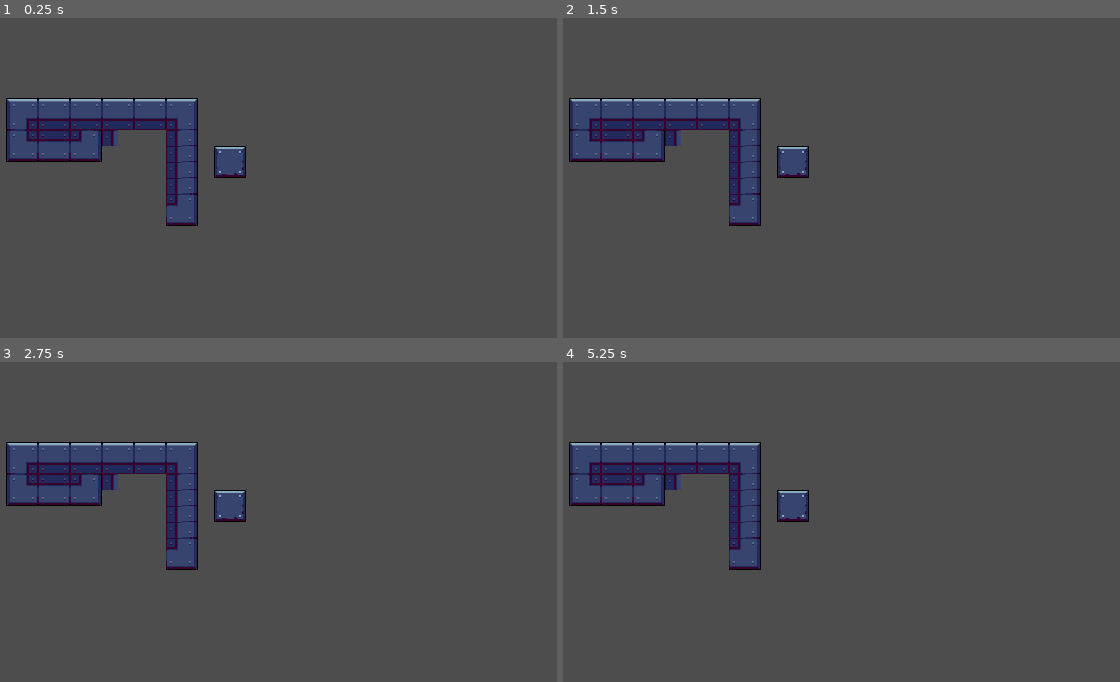
Above: before the commit, frames 1-4 (two rows, left to right).
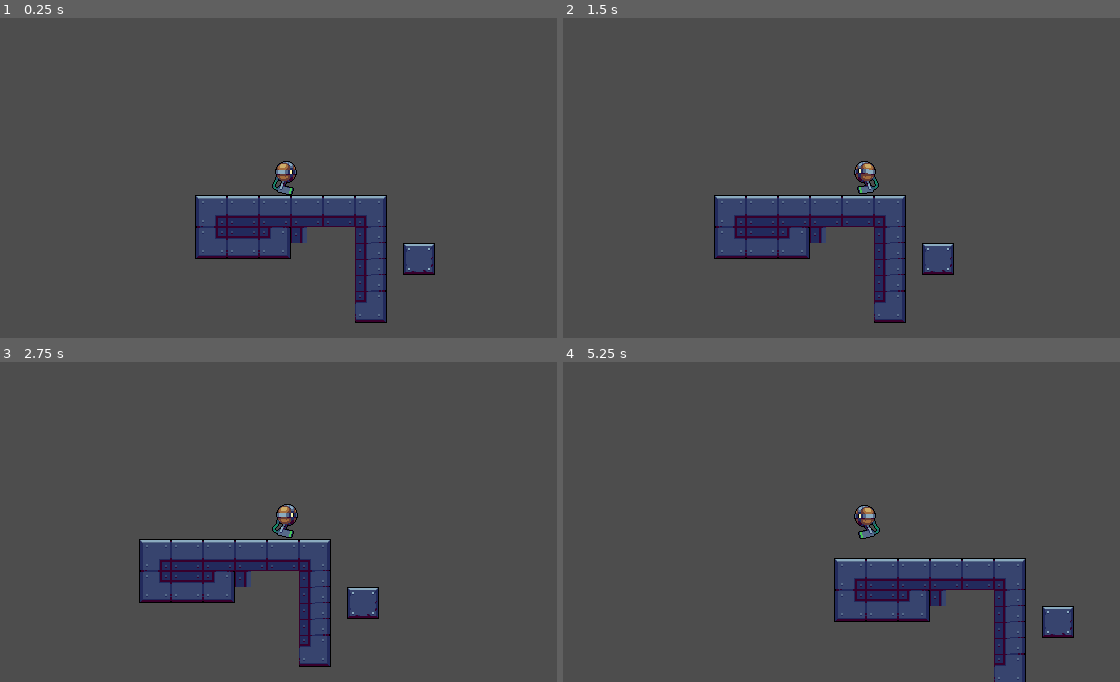
Above: after the commit, the same moments.

Repository: linkinmjs/escape-from-hideout
Game: Godot game, scene res://scenes/levels/level01.tscn
Same seed, same stepped clock (60 frames per second), same inputs: the game is played once before the commit and once after it.
Inputs:
- Up to frame 1 (0.25 s): no input
- Up to frame 2 (1.5 s): hold Right (ui_right) 0.53-1.28 s; hold Left (ui_left) from 1.28 s (still down)
- Up to frame 3 (2.75 s): release Left (ui_left) at 2.03 s; hold Right (ui_right) from 2.03 s (still down)
- Up to frame 4 (5.25 s): release Right (ui_right) at 2.78 s; hold Up (ui_up) 2.78-3.53 s; hold Left (ui_left) from 3.53 s (still down)

The runs differ from the first frame. In frame 1, 15% of the frame differs, in the area x 1-79%, y 25-96%; in frame 2, 15%; in frame 3, 15%; in frame 4, 15%.

Commit message:
Add player

Diff:
--- a/project.godot
+++ b/project.godot
@@ -19,7 +19,9 @@
 
 window/size/viewport_width=640
 window/size/viewport_height=320
+window/stretch/mode="viewport"
 
 [rendering]
 
+textures/canvas_textures/default_texture_filter=0
 renderer/rendering_method="mobile"
--- a/scenes/levels/level01.tscn
+++ b/scenes/levels/level01.tscn
@@ -1,6 +1,7 @@
-[gd_scene load_steps=4 format=4 uid="uid://wdqnj008pue1"]
+[gd_scene load_steps=5 format=4 uid="uid://wdqnj008pue1"]
 
 [ext_resource type="Texture2D" uid="uid://dpkqts57qomh7" path="res://assets/tiles/industrial-zone.png" id="1_3n7h2"]
+[ext_resource type="PackedScene" uid="uid://cbcuiyo5p08hy" path="res://scenes/player.tscn" id="2_msin7"]
 
 [sub_resource type="TileSetAtlasSource" id="TileSetAtlasSource_msin7"]
 texture = ExtResource("1_3n7h2")
@@ -492,3 +493,6 @@
 [node name="TileMapLayer" type="TileMapLayer" parent="."]
 tile_map_data = PackedByteArray("AAACAAUAAAAGAAAAAAACAAYAAAAGAAEAAAADAAUAAAAHAAAAAAADAAYAAAAHAAEAAAAKAAUAAAAIAAAAAAAKAA …(768 unchanged characters)…
 tile_set = SubResource("TileSet_g0jr5")
+
+[node name="Player" parent="." instance=ExtResource("2_msin7")]
+position = Vector2(131, 61)
--- /dev/null
+++ b/scenes/player.tscn
@@ -0,0 +1,147 @@
+[gd_scene load_steps=22 format=3 uid="uid://cbcuiyo5p08hy"]
+
+[ext_resource type="Texture2D" uid="uid://cpsffy42t6biq" path="res://assets/player/Idle.png" id="1_3vyb7"]
+[ext_resource type="Script" uid="uid://b8ojg2bnnjekq" path="res://scripts/player.gd" id="1_g2els"]
+[ext_resource type="Texture2D" uid="uid://1beh5kkyjbf" path="res://assets/player/Death.png" id="2_qlg0r"]
+[ext_resource type="Texture2D" uid="uid://bxarsrjsm6gbf" path="res://assets/player/Hurt.png" id="3_tuyoq"]
+[ext_resource type="Texture2D" uid="uid://c1f1sktf3uwfp" path="res://assets/player/Walk.png" id="5_fjrip"]
+
+[sub_resource type="AtlasTexture" id="AtlasTexture_smehm"]
+atlas = ExtResource("2_qlg0r")
+region = Rect2(0, 0, 48, 48)
+
+[sub_resource type="AtlasTexture" id="AtlasTexture_ur7pv"]
+atlas = ExtResource("2_qlg0r")
+region = Rect2(48, 0, 48, 48)
+
+[sub_resource type="AtlasTexture" id="AtlasTexture_y4r1p"]
+atlas = ExtResource("2_qlg0r")
+region = Rect2(96, 0, 48, 48)
+
+[sub_resource type="AtlasTexture" id="AtlasTexture_d2wvv"]
+atlas = ExtResource("2_qlg0r")
+region = Rect2(144, 0, 48, 48)
+
+[sub_resource type="AtlasTexture" id="AtlasTexture_3v2ag"]
+atlas = ExtResource("3_tuyoq")
+region = Rect2(0, 0, 48, 48)
+
+[sub_resource type="AtlasTexture" id="AtlasTexture_jej6c"]
+atlas = ExtResource("3_tuyoq")
+region = Rect2(48, 0, 48, 48)
+
+[sub_resource type="AtlasTexture" id="AtlasTexture_g2els"]
+atlas = ExtResource("1_3vyb7")
+region = Rect2(0, 0, 48, 48)
+
+[sub_resource type="AtlasTexture" id="AtlasTexture_qhqgy"]
+atlas = ExtResource("1_3vyb7")
+region = Rect2(48, 0, 48, 48)
+
+[sub_resource type="AtlasTexture" id="AtlasTexture_dqkch"]
+atlas = ExtResource("1_3vyb7")
+region = Rect2(96, 0, 48, 48)
+
+[sub_resource type="AtlasTexture" id="AtlasTexture_qlg0r"]
+atlas = ExtResource("1_3vyb7")
+region = Rect2(144, 0, 48, 48)
+
+[sub_resource type="AtlasTexture" id="AtlasTexture_f1ej7"]
+atlas = ExtResource("5_fjrip")
+region = Rect2(0, 0, 48, 48)
+
+[sub_resource type="AtlasTexture" id="AtlasTexture_oprun"]
+atlas = ExtResource("5_fjrip")
+region = Rect2(48, 0, 48, 48)
+
+[sub_resource type="AtlasTexture" id="AtlasTexture_a8ls1"]
+atlas = ExtResource("5_fjrip")
+region = Rect2(96, 0, 48, 48)
+
+[sub_resource type="AtlasTexture" id="AtlasTexture_qfm1y"]
+atlas = ExtResource("5_fjrip")
+region = Rect2(144, 0, 48, 48)
+
+[sub_resource type="SpriteFrames" id="SpriteFrames_tuyoq"]
+animations = [{
+"frames": [{
+"duration": 1.0,
+"texture": SubResource("AtlasTexture_smehm")
+}, {
+"duration": 1.0,
+"texture": SubResource("AtlasTexture_ur7pv")
+}, {
+"duration": 1.0,
+"texture": SubResource("AtlasTexture_y4r1p")
+}, {
+"duration": 1.0,
+"texture": SubResource("AtlasTexture_d2wvv")
+}],
+"loop": false,
+"name": &"dead",
+"speed": 5.0
+}, {
+"frames": [{
+"duration": 1.0,
+"texture": SubResource("AtlasTexture_3v2ag")
+}, {
+"duration": 1.0,
+"texture": SubResource("AtlasTexture_jej6c")
+}, {
+"duration": 1.0,
+"texture": SubResource("AtlasTexture_3v2ag")
+}],
+"loop": false,
+"name": &"hurt",
+"speed": 5.0
+}, {
+"frames": [{
+"duration": 1.0,
+"texture": SubResource("AtlasTexture_g2els")
+}, {
+"duration": 1.0,
+"texture": SubResource("AtlasTexture_qhqgy")
+}, {
+"duration": 1.0,
+"texture": SubResource("AtlasTexture_dqkch")
+}, {
+"duration": 1.0,
+"texture": SubResource("AtlasTexture_qlg0r")
+}],
+"loop": true,
+"name": &"idle",
+"speed": 3.0
+}, {
+"frames": [{
+"duration": 1.0,
+"texture": SubResource("AtlasTexture_f1ej7")
+}, {
+"duration": 1.0,
+"texture": SubResource("AtlasTexture_oprun")
+}, {
+"duration": 1.0,
+"texture": SubResource("AtlasTexture_a8ls1")
+}, {
+"duration": 1.0,
+"texture": SubResource("AtlasTexture_qfm1y")
+}],
+"loop": true,
+"name": &"up",
+"speed": 12.0
+}]
+
+[sub_resource type="RectangleShape2D" id="RectangleShape2D_fjrip"]
+size = Vector2(25, 34)
+
+[node name="Player" type="CharacterBody2D"]
+script = ExtResource("1_g2els")
+
+[node name="sprite" type="AnimatedSprite2D" parent="."]
+sprite_frames = SubResource("SpriteFrames_tuyoq")
+animation = &"dead"
+
+[node name="CollisionShape2D" type="CollisionShape2D" parent="."]
+position = Vector2(-9.5, 0)
+shape = SubResource("RectangleShape2D_fjrip")
+
+[node name="Camera2D" type="Camera2D" parent="."]
--- /dev/null
+++ b/scripts/player.gd
@@ -0,0 +1,56 @@
+extends CharacterBody2D
+
+const SPEED = 80
+const GRAVITY = 5
+const JUMP_POWER = -50
+const FLOOR = Vector2(0,-1)
+
+var acceleration = 0.1
+var is_dead = false
+
+func _physics_process(delta: float) -> void:
+	if is_dead == false:
+		if Input.is_action_pressed("ui_right"):
+			velocity.x = SPEED
+			$sprite.flip_h = false
+			$sprite.play("up")
+		elif Input.is_action_pressed("ui_left"):
+			velocity.x = -SPEED
+			$sprite.flip_h = true
+			$sprite.play("up")
+		else:
+			velocity.x = 0
+			$sprite.play("idle")
+
+		if Input.is_action_pressed("ui_up"):
+			velocity.y = JUMP_POWER * acceleration
+			acceleration = acceleration + 0.1
+			$sprite.play("up")
+			#$sounds/burnSound.play()
+		else:
+			acceleration = 0.1
+
+		velocity.y += GRAVITY
+		set_velocity(velocity)
+		set_up_direction(FLOOR)
+		move_and_slide()
+		checkcollision()
+
+func dead():
+	is_dead = true
+	velocity = Vector2(0,0)
+	$sprite.play("dead")
+	acceleration = 0
+	$CollisionShape2D.disabled = true
+	#$sounds/explosionSound.play()
+	$Timer.start()
+
+func checkcollision()-> void:
+	for i in get_slide_collision_count():
+		var collision = get_slide_collision(i)
+		if collision.get_collider() is TileMapLayer:
+			if collision.get_collider().get("name")=="deadzone":
+				dead()
+
+func _on_timer_timeout() -> void:
+	get_tree().reload_current_scene()
Not shown, added: scripts/player.gd.uid
